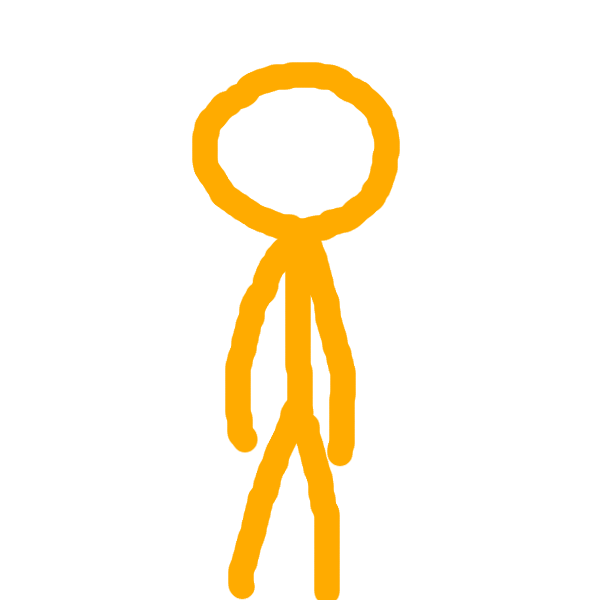
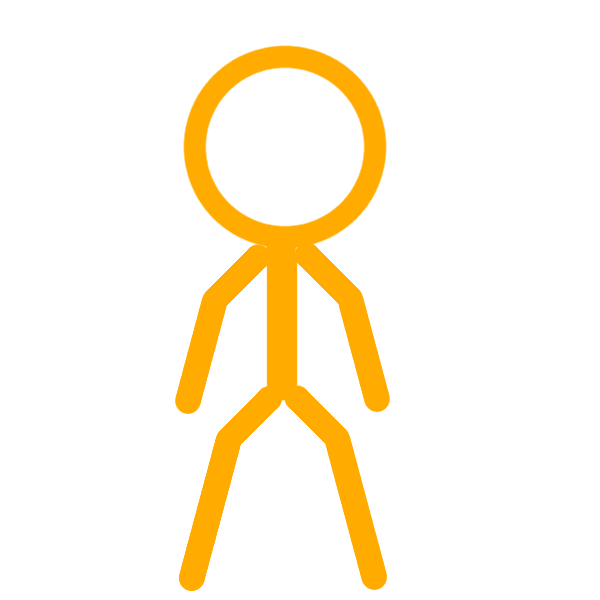
Layered file, before and after one edit (600x600). Changes by layer:
added layer "Head" above "Body" over [183, 45, 387, 249]
added layer "Body" above "RightHand" over [265, 247, 298, 399]
added layer "RightHand" above "LeftHand" over [286, 240, 390, 412]
added layer "LeftHand" above "RightLegg" over [175, 242, 279, 414]
added layer "RightLegg" above "LeftLegg" over [278, 385, 387, 590]
added layer "LeftLegg" above "Background" over [179, 386, 288, 591]
painted on "Background" over [192, 62, 400, 600]
